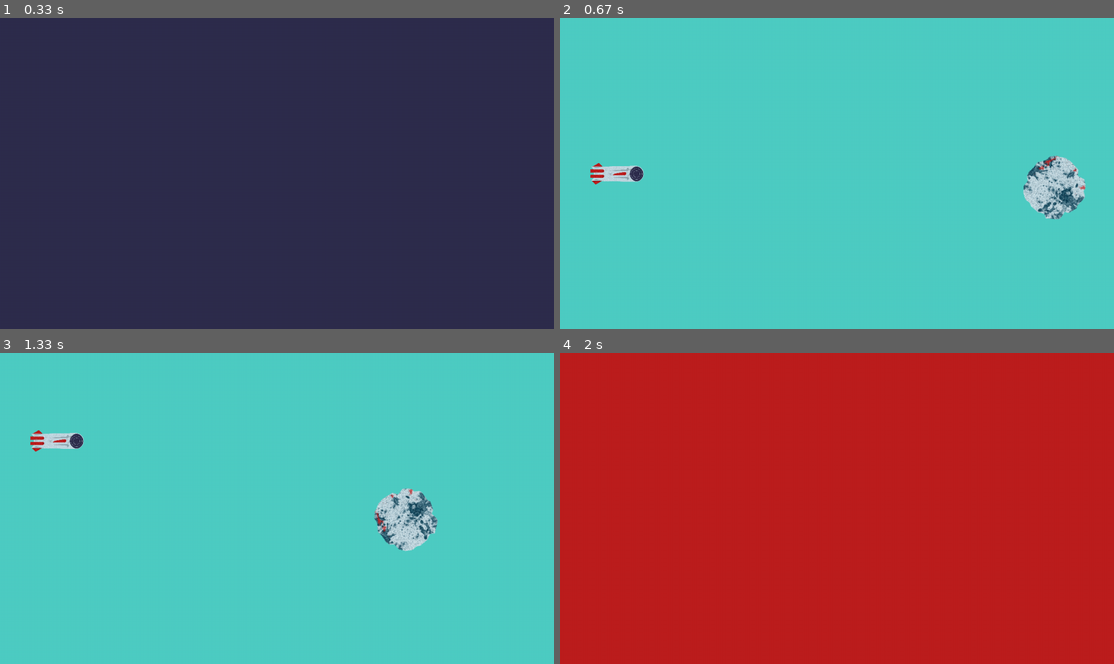
Above: before the commit, frames 1-4 (two rows, left to right).
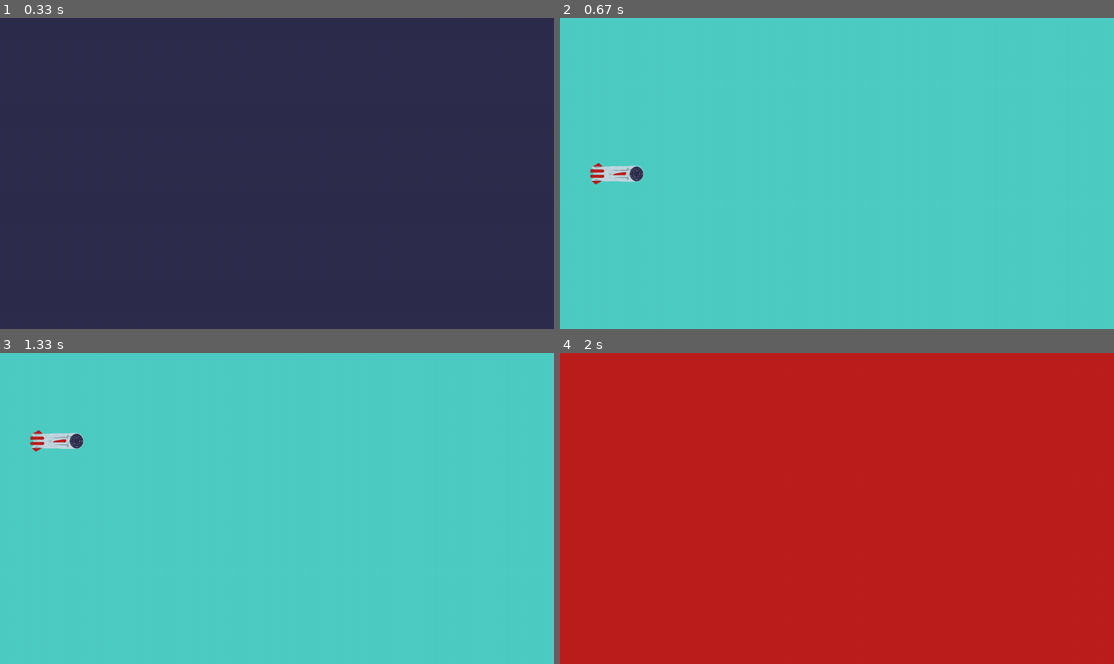
Above: after the commit, the same moments.

Repository: AdrianFSN/proyecto-final-pygame-quest
Game: pygame game, started from main.py
Two runs of this game, one before a commit and one after it. Both use one fixed random seed, a clock stepped at 60 frames per second and the inputs below.
Inputs:
- Up to frame 1 (0.33 s): no input
- Up to frame 2 (0.67 s): tap Space at 0.33 s
- Up to frame 3 (1.33 s): hold Up 0.67-1.13 s; hold Down from 1.17 s (still down)
- Up to frame 4 (2 s): release Down at 1.47 s; tap Space at 1.5, 1.83 s

Frame 1 is identical in both runs. In frame 2, 1.7% of the frame differs, in the area x 83-95%, y 44-65%; in frame 3, 1.7%, in the area x 67-79%, y 43-64%; in frame 4, nothing differs.

Commit message:
feat: creo el método Timer en timers and countdowns. Creo el método fill meteorites group

Diff:
--- a/glumtar/__init__.py
+++ b/glumtar/__init__.py
@@ -2,8 +2,11 @@
 WIDTH = 1280
 HEIGHT = 720
 FPS = 60
+DEFAULT_TIMER = 7200
+TIME_UNIT = FPS
 
 LIVES = 3
+
 # Selected colors palette RGB
 COLUMBIA_BLUE = (192, 214, 223)
 SPACE_CADET = (46, 45, 77)
--- a/glumtar/entities.py
+++ b/glumtar/entities.py
@@ -63,6 +63,7 @@
     METEORITE_IMG = ['meteorite0_0.png',
                      'meteorite1_0.png', 'meteorite2_0.png']
     ROTATION_SPEED = 2
+    DEFAULT_TIMER = 7200
 
     def __init__(self, posX=WIDTH):
         super().__init__()
@@ -94,7 +95,7 @@
         self.rect = self.img_new_size.get_rect(
             midright=(self.positionX, self.positionY))
         if self.positionY > HEIGHT - self.image_n_height/2:
-            self.positionY = HEIGHT - self.rect.bottom
+            self.positionY = HEIGHT - self.rect.bottom/2
 
     def update(self):
         self.rect.x -= self.speed
--- a/glumtar/scenes.py
+++ b/glumtar/scenes.py
@@ -1,7 +1,8 @@
 import pygame
 
-from . import BLACK, COLUMBIA_BLUE, CORAL_PINK, CORNELL_RED, FPS, HEIGHT, ROBIN_EGG_BLUE, SPACE_CADET, WIDTH
+from . import BLACK, COLUMBIA_BLUE, CORAL_PINK, CORNELL_RED, DEFAULT_TIMER, FPS, HEIGHT, ROBIN_EGG_BLUE, SPACE_CADET, TIME_UNIT, WIDTH
 from .entities import Meteorite, Ship
+from tools.timers_and_countdowns import Timer
 
 
 class Scene:
@@ -36,13 +37,16 @@
     def __init__(self, screen):
         super().__init__(screen)
         self.player = Ship()
-        self.meteorite = Meteorite()
+        self.meteorites_group = pygame.sprite.Group()
+        self.timer = Timer(DEFAULT_TIMER)
+        self.set_timer = self.timer.set_timer()
 
     def mainLoop(self):
         super().mainLoop()
         exit = False
         while not exit:
             self.reloj.tick(FPS)
+            self.set_timer -= 1
             for event in pygame.event.get():
                 if event.type == pygame.QUIT:
                     return True
@@ -52,13 +56,21 @@
 
             self.player.update()
             self.screen.blit(self.player.img_new_size, self.player.rect)
-            self.meteorite.update()
-            self.screen.blit(self.meteorite.rotating_meteorite,
-                             self.meteorite.rect)
+
+            self.fill_meteorites_group()
+
+            # self.screen.blit(self.meteorite.rotating_meteorite,
+            # self.meteorite.update()
+            #                 self.meteorite.rect)
 
             pygame.display.flip()
 
         return False
+
+    def fill_meteorites_group(self):
+        if self.set_timer % TIME_UNIT == 0:
+            self.meteorites_group.add(Meteorite())
+            print("He añadido un meteorito")
 
 
 class ResolveLevel1(Scene):
--- /dev/null
+++ b/tools/timers_and_countdowns.py
@@ -0,0 +1,9 @@
+
+class Timer:
+    def __init__(self, start=3600):
+        self.start = start
+        self.accumulate_starts = {'start': self.start}
+
+    def set_timer(self):
+
+        return self.accumulate_starts.get('start')
